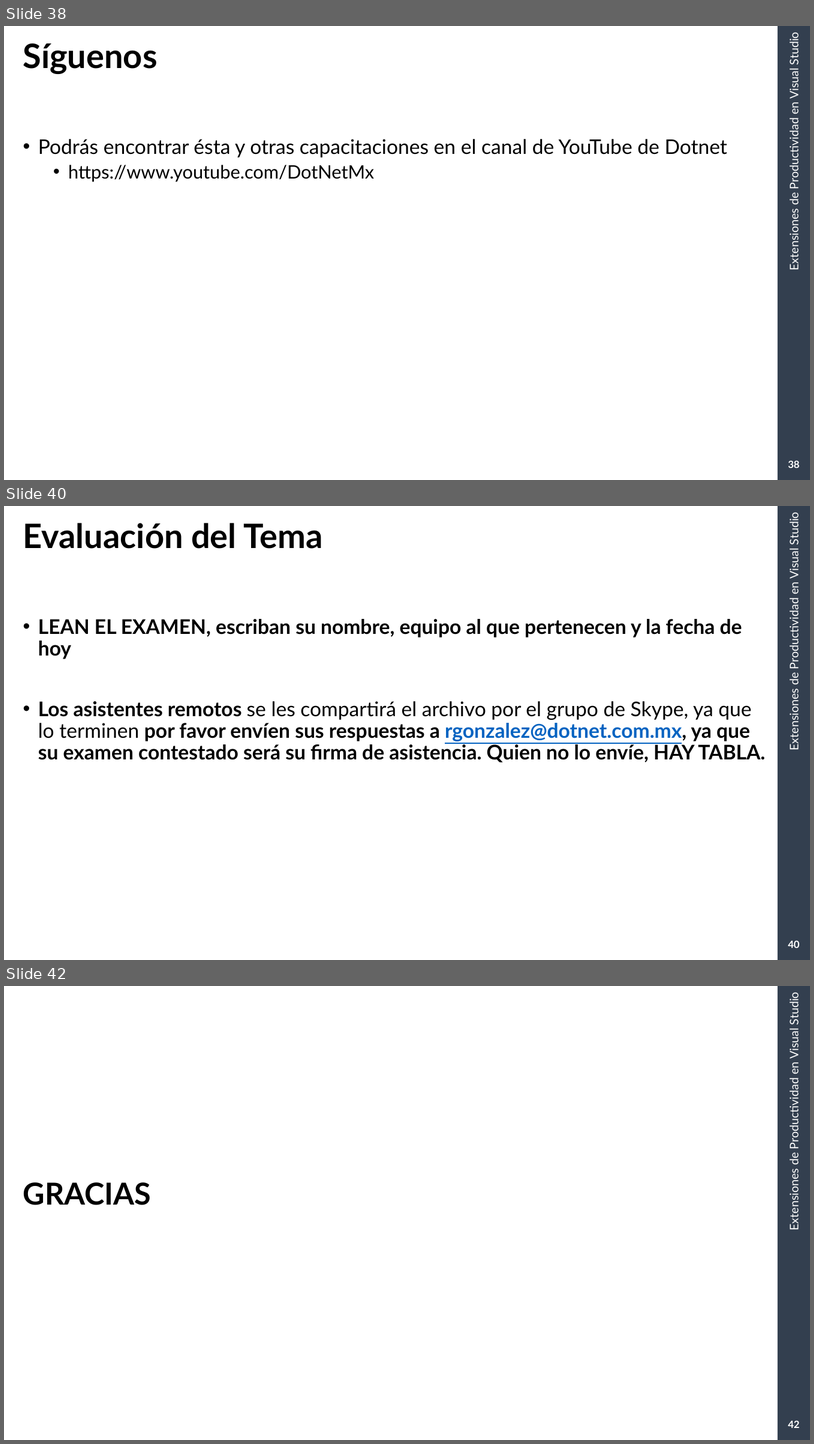
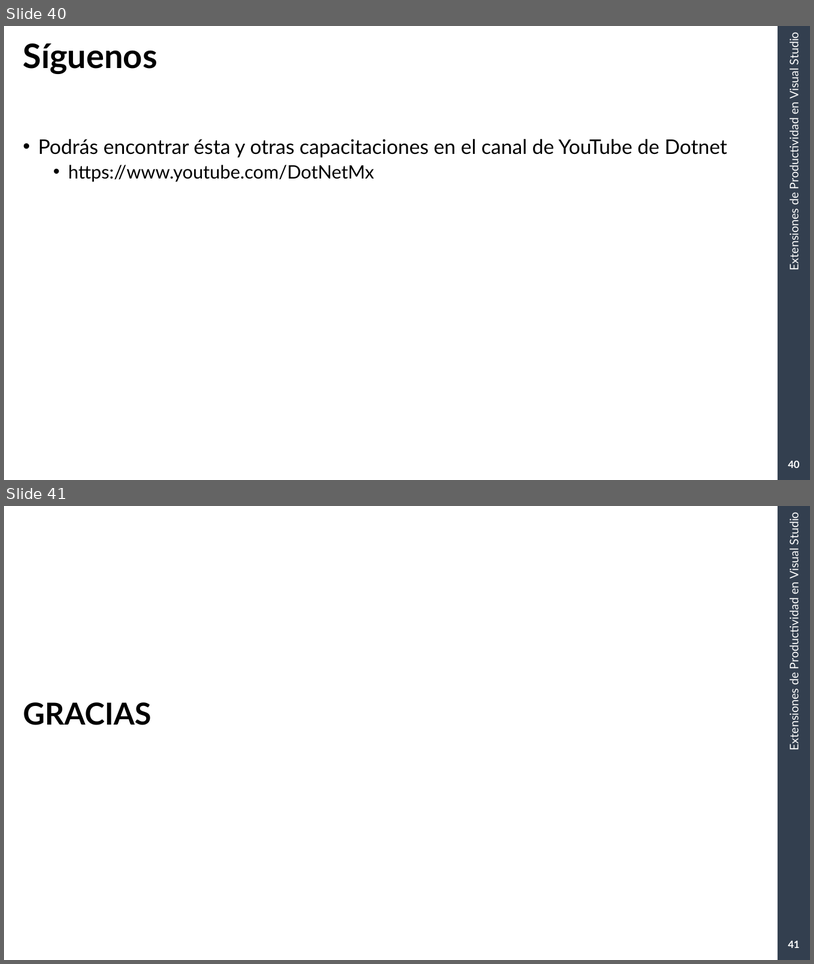
Before and after one commit to RGDotnet/Capacitacion, a slide deck: CapacitacionArmagedon/Diapositivas/Extensiones de productividad en visual studio.pptx. Shown one above the other, each under a label of ours: slides 38, 40 and 42 before the commit, slides 40 and 41 after it; the slides between them are not shown. The pictures are 814x1444 and 814x964 pixels, drawn with LibreOffice and Linux fonts; fonts in the diff are those of the drawing; background and template pictures are left out. Boxes give left, top, right and bottom in pixels: in the first picture for what was removed or moved away, otherwise in the second. Text is boxed around its words. In the diff, an @@ line names an element or a change of style, - is before the commit and + after.

```diff
--- a/CapacitacionArmagedon/Diapositivas/Extensiones de productividad en visual studio.pptx
+++ b/CapacitacionArmagedon/Diapositivas/Extensiones de productividad en visual studio.pptx
@@ slide 40 removed at box(4, 506, 810, 960), background #FFFFFF; not listed: 2 template elements that a slide beside it also shows @@
@@ title removed at box(23, 523, 323, 549) @@
-Evaluación del Tema
@@ text removed at box(38, 619, 765, 762) @@
-• LEAN EL EXAMEN, escriban su nombre, equipo al que pertenecen y la fecha de hoy
-• Los asistentes remotos se les compartirá el archivo por el grupo de Skype, ya que lo terminen por favor envíen sus respuestas a rgonzalez@dotnet.com.mx, ya que su examen contestado será su firma de asistencia. Quien no lo envíe, HAY TABLA.
@@ page number removed at box(788, 940, 800, 948) @@
-40
@@ what was slide 38 is now slide 40 @@
@@ page number at box(788, 460, 800, 468): text changed @@
-38
+40
@@ what was slide 42 is now slide 41 @@
@@ page number at box(788, 940, 800, 948): text changed @@
-42
+41
```
Also in this commit, not shown: 7 slides changed, 2 slides added, 2 other slides removed.
